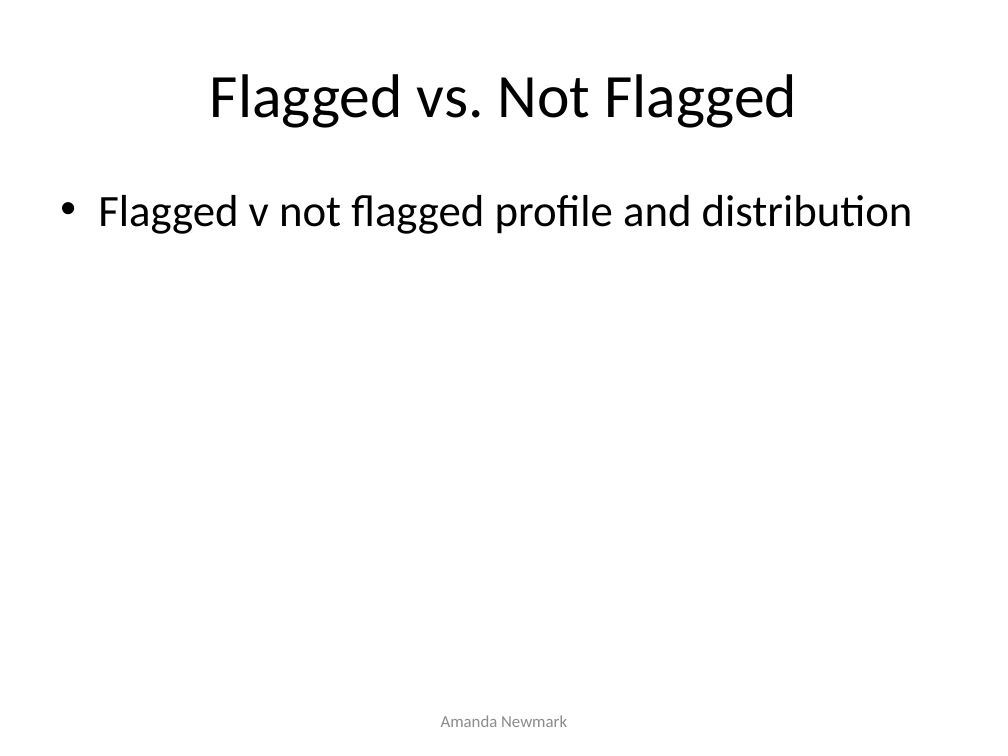
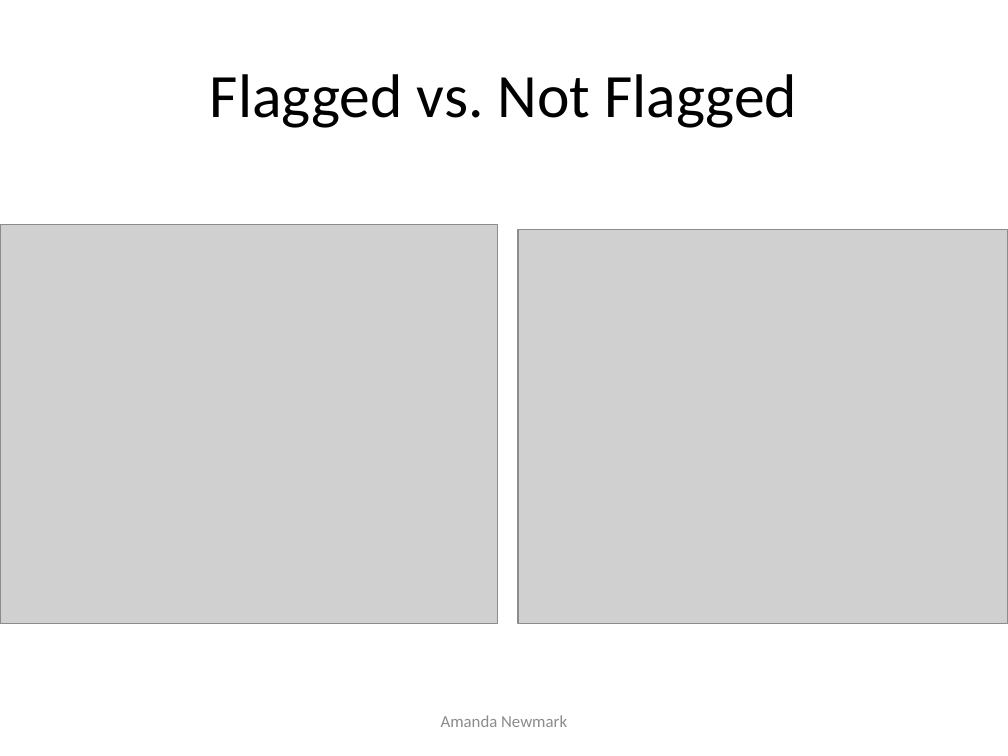
Before and after one commit to anewmark/galaxy_dark_matter, a slide deck: slide 7 of big_presentation.pptx (slide 6 before the commit). Drawn at 1008x756 pixels with LibreOffice and Linux fonts; fonts in the diff are those of the drawing; grey boxes stand for pictures. Boxes give left, top, right and bottom in pixels: in the first picture for what was removed or moved away, otherwise in the second. Text is boxed around its words. In the diff, an @@ line names an element or a change of style, - is before the commit and + after.

```diff
--- a/big_presentation.pptx
+++ b/big_presentation.pptx
@@ text removed at (98,195,913,234) @@
-• Flagged v not flagged profile and distribution
@@ picture added at (0,225,497,624) @@
@@ picture added at (518,230,1008,624) @@
```
Also in this commit, not shown: 8 other slides changed, 5 slides added, 25 other files.
